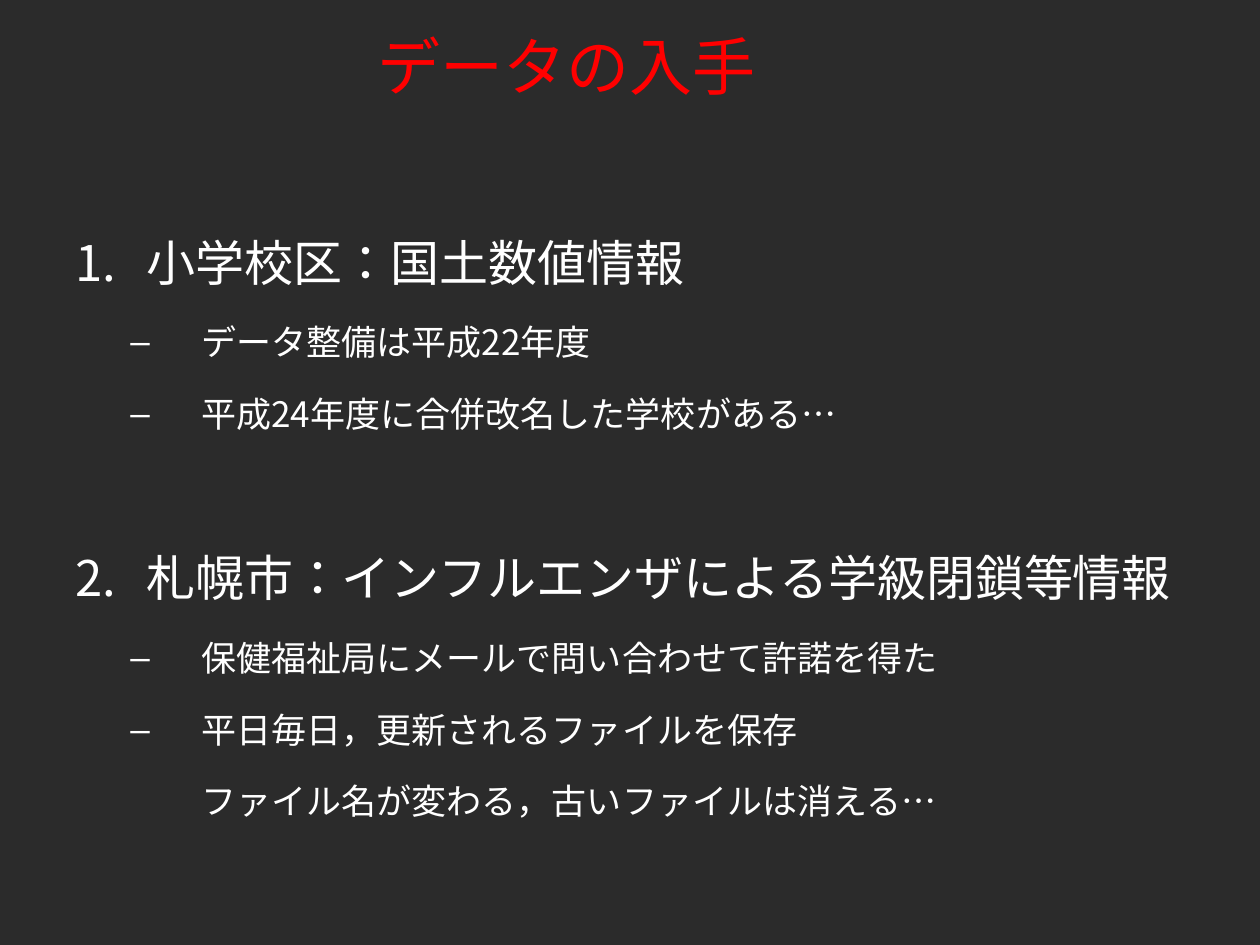
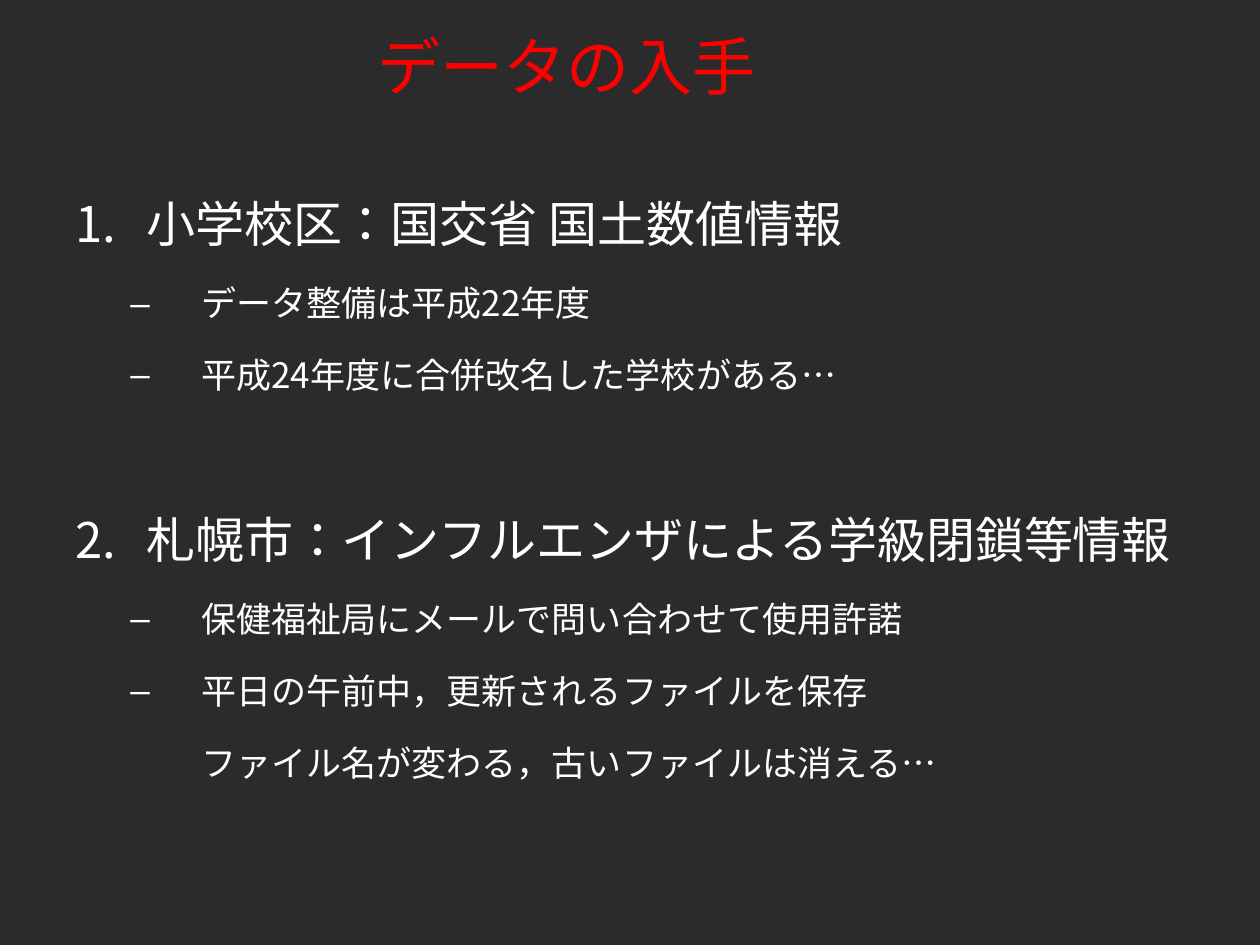
Before and after one commit to tkhrmeme/SapporoSchoolFlu, a slide deck: slide 5 of foss4g_hokkaido_2015_endo.ppt. Drawn at 1260x945 pixels with LibreOffice and Linux fonts; fonts in the diff are those of the drawing; background and template pictures are left out; a plain dark background stands for a picture behind light text. Boxes give left, top, right and bottom in pixels: in the first picture for what was removed or moved away, otherwise in the second. Text is boxed around its words. In the diff, an @@ line names an element or a change of style, - is before the commit and + after.

```diff
--- a/foss4g_hokkaido_2015_endo.ppt
+++ b/foss4g_hokkaido_2015_endo.ppt
@@ text at (x1=146, y1=200, x2=843, y2=246): text changed @@
-1. 小学校区：国土数値情報
+1. 小学校区：国交省 国土数値情報
@@ text at (x1=201, y1=602, x2=902, y2=708): text changed @@
-  – 保健福祉局にメールで問い合わせて許諾を得た
-  – 平日毎日，更新されるファイルを保存
+  – 保健福祉局にメールで問い合わせて使用許諾
+  – 平日の午前中，更新されるファイルを保存
```
Also in this commit, not shown: 10 other slides changed, 1 slide added, 1 slide removed.
